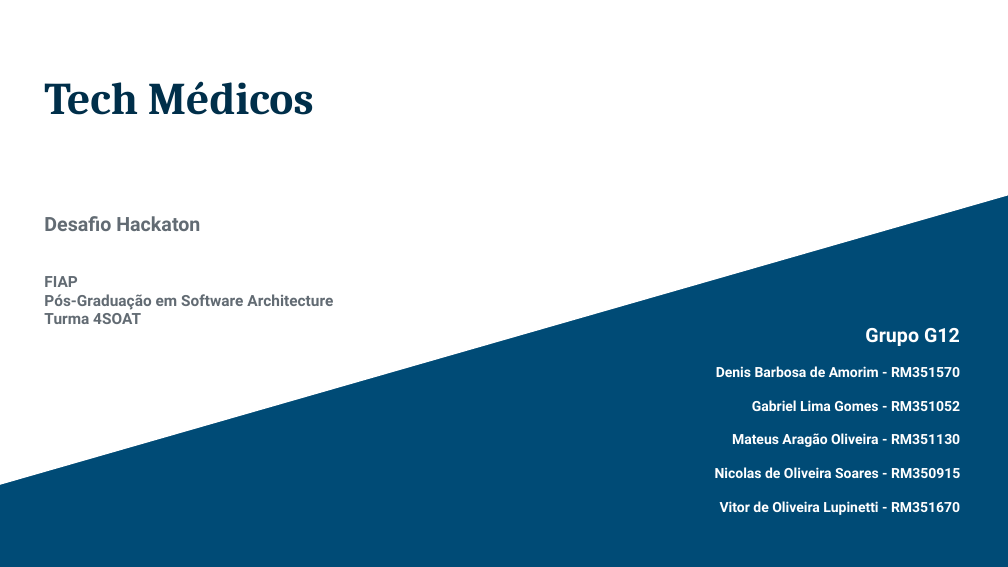
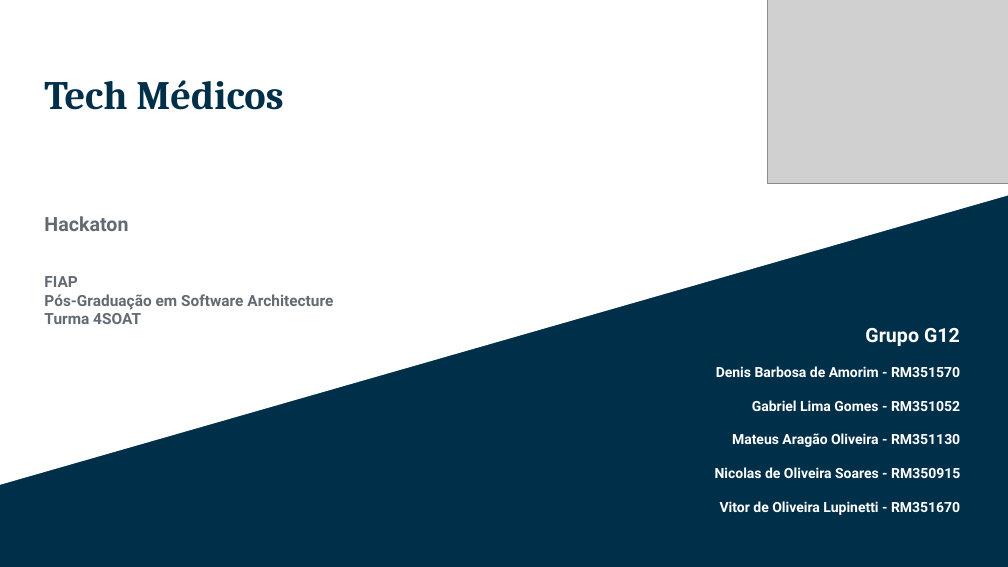
Before and after one commit to g12-4soat/techmedicos-docs, a slide deck: slide 1 of docs/Hackaton-TechMedicos.pptx. Drawn at 1008x567 pixels with LibreOffice and Linux fonts; fonts in the diff are those of the drawing; grey boxes stand for pictures. Boxes give left, top, right and bottom in pixels: in the first picture for what was removed or moved away, otherwise in the second. Text is boxed around its words. In the diff, an @@ line names an element or a change of style, - is before the commit and + after.

```diff
--- a/docs/Hackaton-TechMedicos.pptx
+++ b/docs/Hackaton-TechMedicos.pptx
@@ background #004B76 to #002F4A @@
@@ picture added at [768, 0, 1008, 182] @@
@@ title "Tech Médicos" at [44, 80, 283, 110]: size 32.4 to 28.8 pt @@
@@ subtitle at [44, 216, 128, 231]: text changed @@
-Desafio Hackaton
+Hackaton
```
Also in this commit, not shown: 2 other slides changed, 12 slides added, 1 slide removed, 2 other files.
